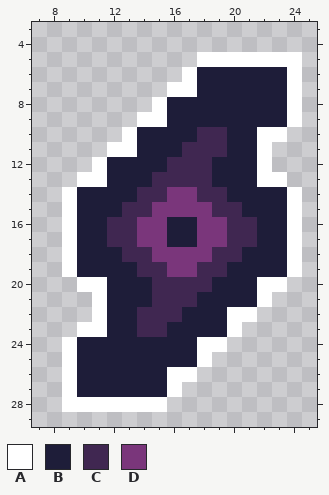
A pixel-art sprite gets an edit: Assets/Items/blackhole.png. Above: the version before the commit.
The file is 32x32 pixels. Shown: x 7..25, y 3..29.
Palette (. is transparent): A #ffffff  B #1e1d39  C #402751  D #7a367b
The result:
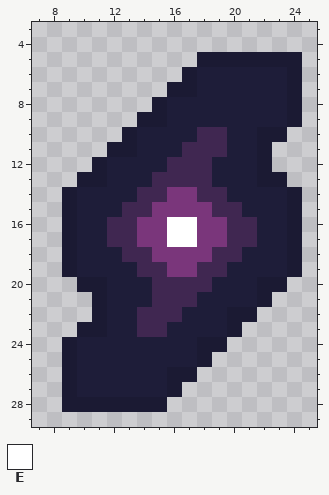
Colours new in this view: E #ffffff
The exact change:
colour A: #ffffff -> #1b1a33
y 16..17: x 16..17 BB -> EE
Changed places in both pictures, as pixel boxes (x1, y1, x2, y2):
changed: (62, 52, 302, 412)
